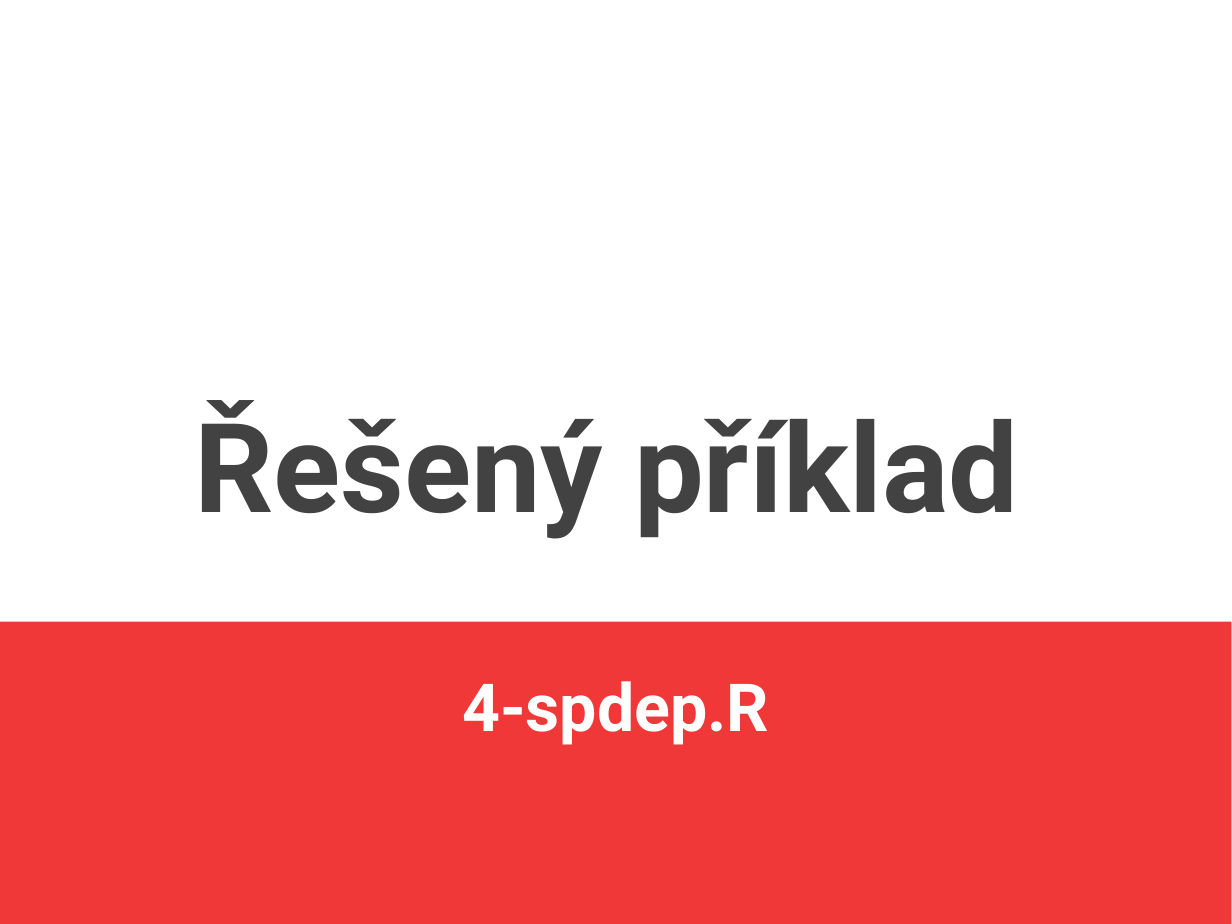
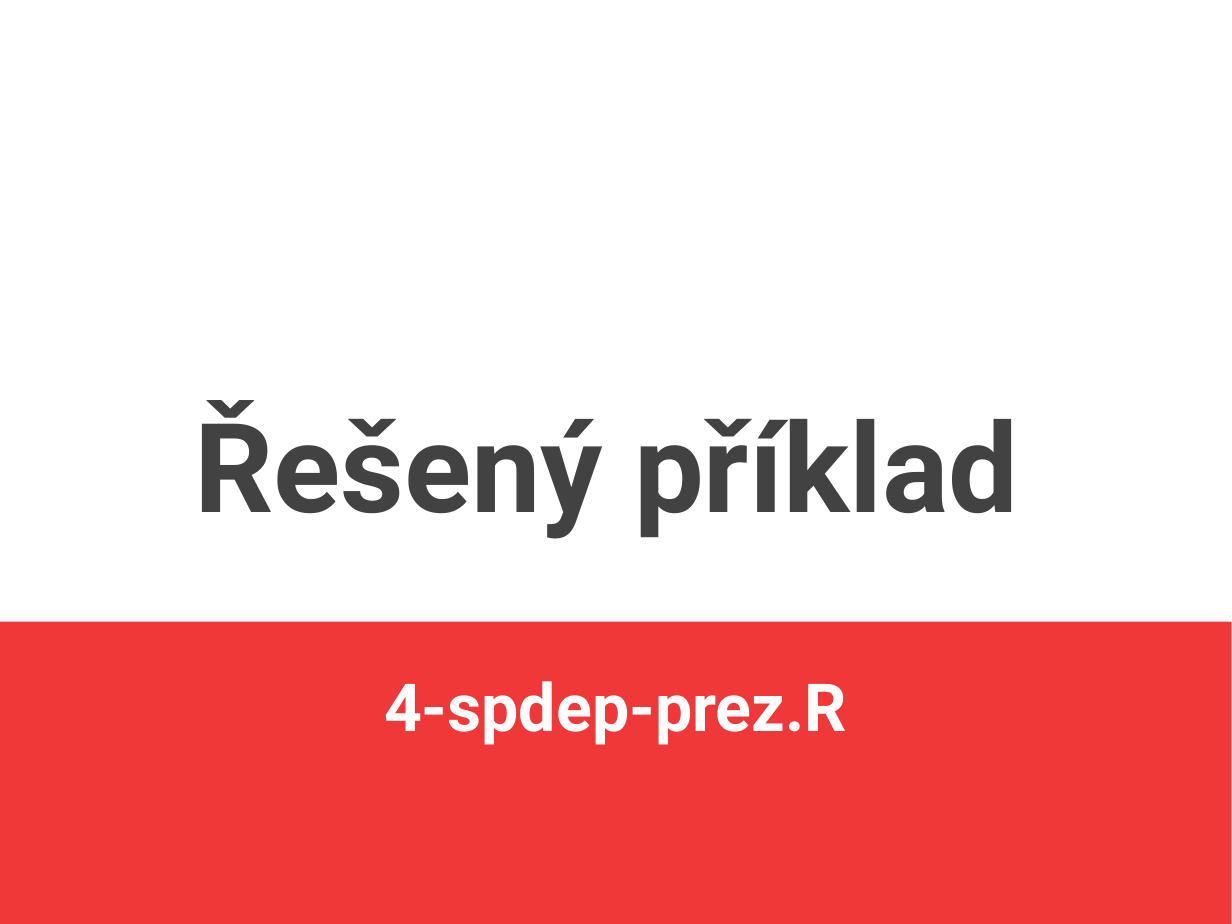
Before and after one commit to jlacko/4EK418, a slide deck: slide 19 of prez/4 - advanced calculations.odp (slide 15 before the commit). Drawn at 1232x924 pixels with LibreOffice and Linux fonts; fonts in the diff are those of the drawing. Boxes give left, top, right and bottom in pixels: in the first picture for what was removed or moved away, otherwise in the second. Text is boxed around its words. In the diff, an @@ line names an element or a change of style, - is before the commit and + after.

```diff
--- a/prez/4 - advanced calculations.odp
+++ b/prez/4 - advanced calculations.odp
@@ subtitle at (384, 681, 847, 745): text changed @@
-4-spdep.R
+4-spdep-prez.R
```
Also in this commit, not shown: 5 other slides changed, 6 slides added, 1 slide removed, 1 other file.
